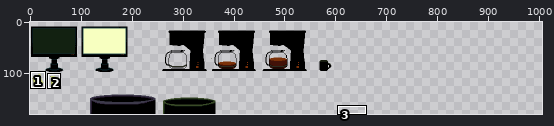
Two states of a pixel-art file, Assets/Sprites/Items/Assets_OneNightAtSunnHordLand-Update.aseprite. The picture above shows the old version from afar; the outline marks the close-up.
Close-up. As it was:
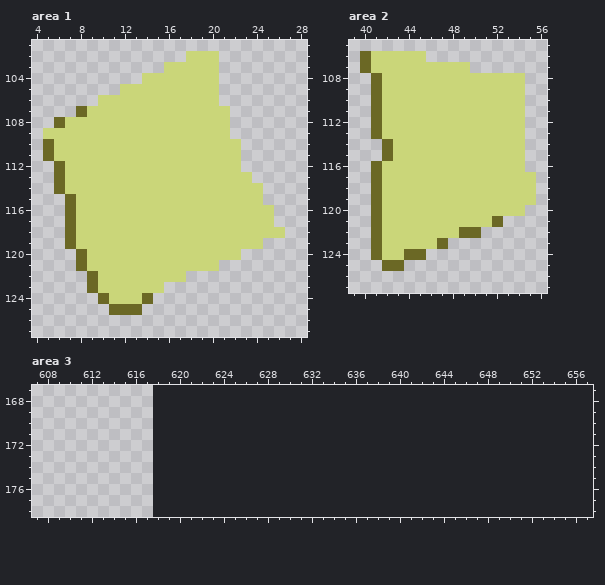
618x180 pixels, 1 frame. Shown: area 1: x 4..28, y 101..127; area 2: x 39..56, y 105..127; area 3: x 607..657, y 167..178. The old version is drawn lined up with the new one, on the new canvas. The wide view leaves out empty margins. The commit also changed other parts of the picture, which this record leaves out.
Now the later version:
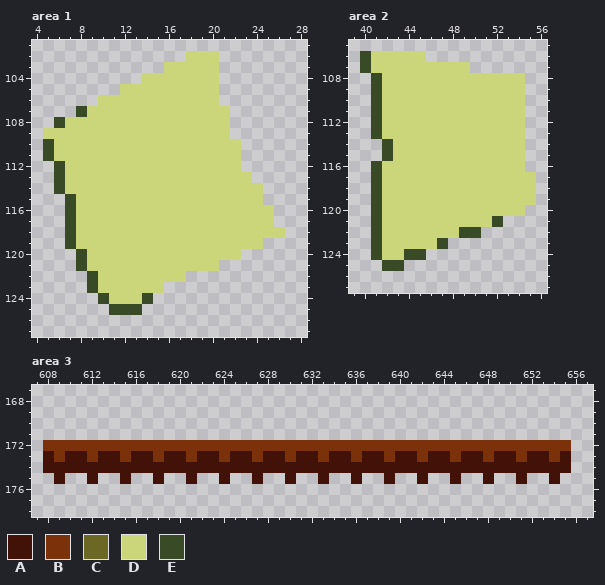
Palette (. is transparent): A #421208  B #7b3109  C #6b6825  D #cad679  E #394a27
The edit:
canvas 618x180 -> 1007x180
Changed rows in their new state; - is an unchanged pixel.
Area 1:
first column x 5:
107 ---E------
108 -E--------
110 E---------
111 E---------
112 -E--------
113 -E--------
114 -E--------
115 --E-------
116 --E-------
117 --E-------
118 --E-------
119 --E-------
120 ---E------
121 ---E------
122 ----E-----
123 ----E-----
124 -----E---E
125 ------EEE-
Area 2:
first column x 40:
106 E------------
107 E------------
108 -E-----------
109 -E-----------
110 -E-----------
111 -E-----------
112 -E-----------
113 -E-----------
114 --E----------
115 --E----------
116 -E-----------
117 -E-----------
118 -E-----------
119 -E-----------
120 -E-----------
121 -E----------E
122 -E-------EE--
123 -E-----E-----
124 -E--EE-------
125 --EE---------
Area 3:
first column x 608:
172 BBBBBBBBBBBBBBBBBBBBBBBBBBBBBBBBBBBBBBBBBBBBBBBB
173 ABAABAABAABAABAABAABAABAABAABAABAABAABAABAABAABA
174 AAAAAAAAAAAAAAAAAAAAAAAAAAAAAAAAAAAAAAAAAAAAAAAA
175 -A--A--A--A--A--A--A--A--A--A--A--A--A--A--A--A-
Boxes around the changes in both close-ups, in picture pixels (x1, y1, x2, y2):
changed: (43, 106, 153, 315)
changed: (360, 51, 503, 271)
added: (43, 440, 571, 484)
